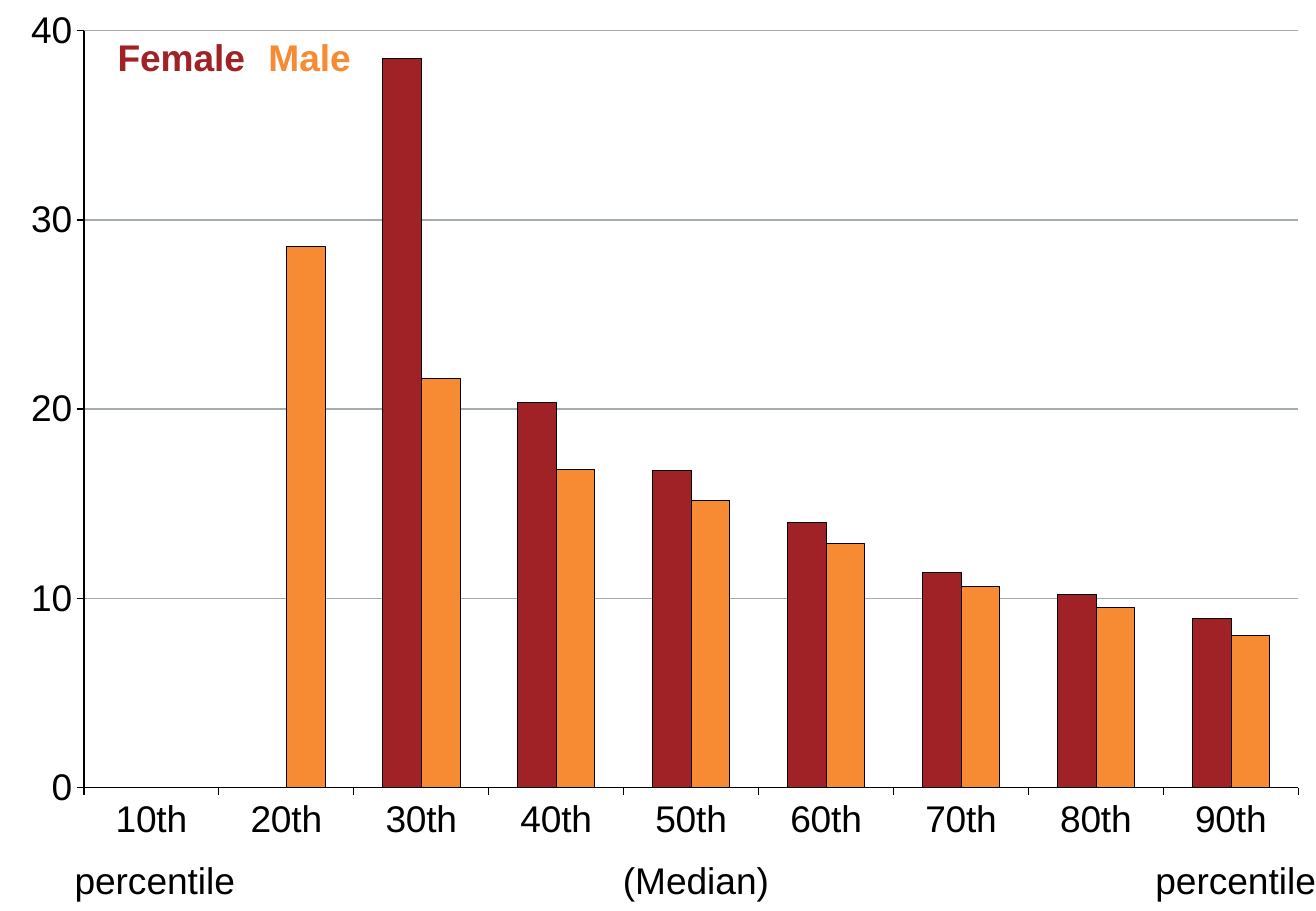
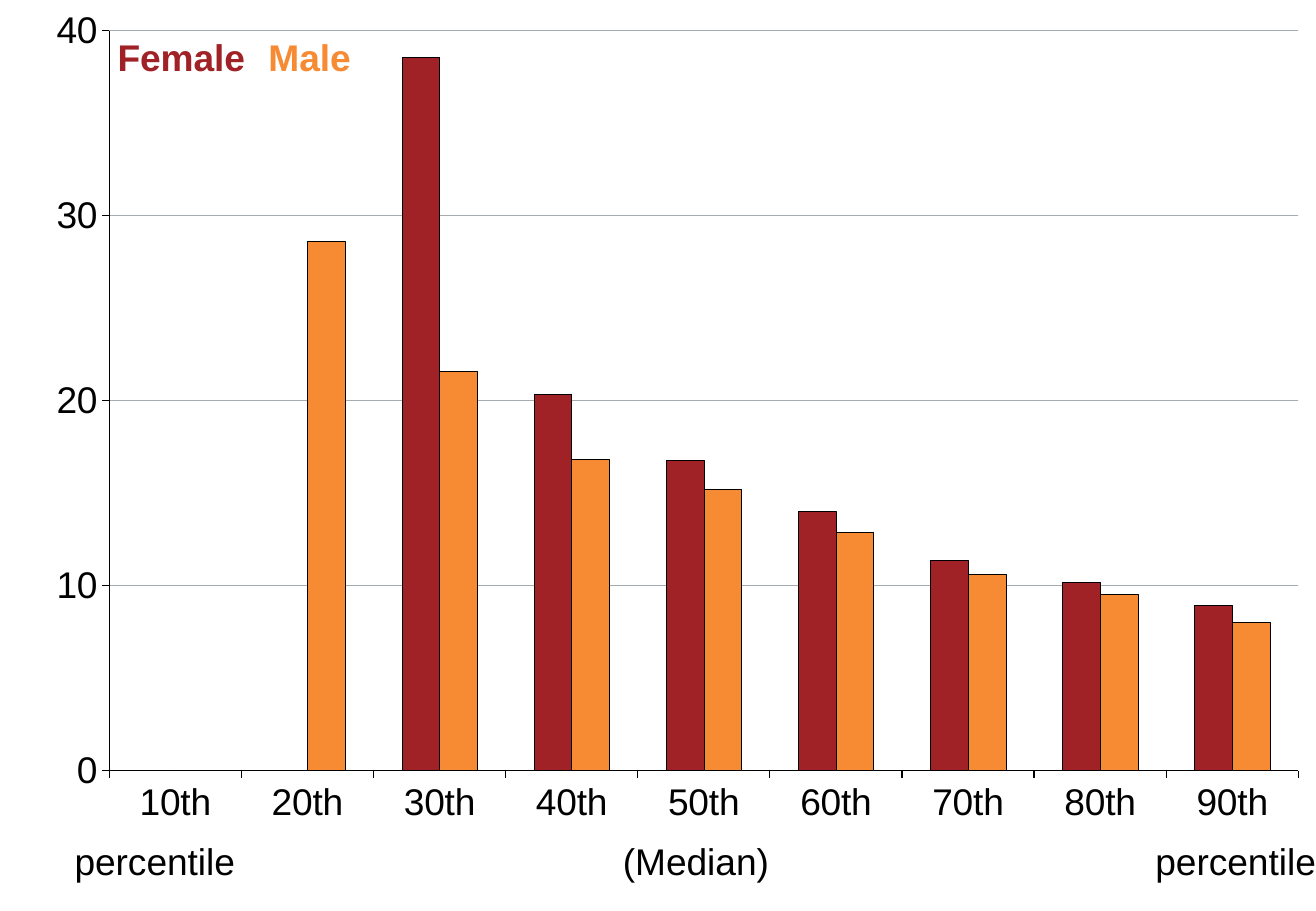
Before and after one commit to grattaninstitute/Shared-interest-Loan-fees-2016, a slide deck: slide 13 of atlas/Chartpack.pptx. Drawn at 1316x911 pixels with LibreOffice and Linux fonts; fonts in the diff are those of the drawing. Boxes give left, top, right and bottom in pixels: in the first picture for what was removed or moved away, otherwise in the second. Text is boxed around its words. In the diff, an @@ line names an element or a change of style, - is before the commit and + after.

```diff
--- a/atlas/Chartpack.pptx
+++ b/atlas/Chartpack.pptx
@@ column chart at [0,0,1316,911] @@
@@ plot area changed @@
@@ column chart: place and size @@
-column chart at [0,0,1299,911]
+column chart at [0,0,1316,911]
@@ 3 texts: place and size @@
-3 texts at [75,867,1316,901]
+3 texts at [75,848,1316,882]
```
Also in this commit, not shown: 17 other slides changed, 3 other files.
